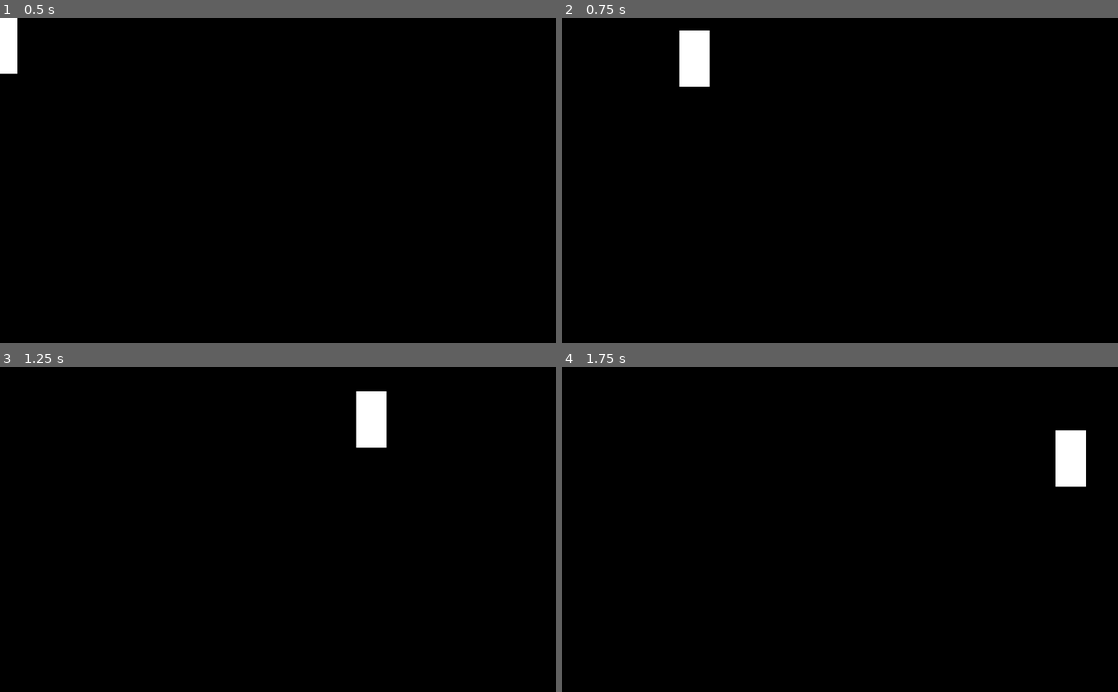
Above: before the commit, frames 1-4 (two rows, left to right).
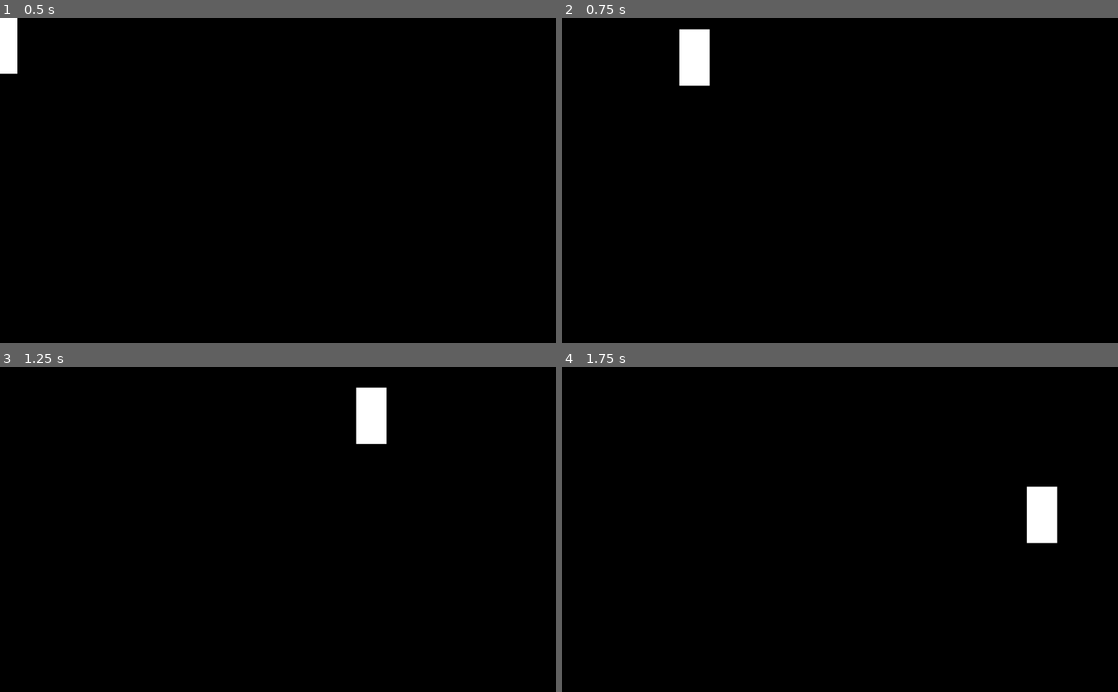
Above: after the commit, the same moments.

Repository: henriiquecampos/global-game-jam-2019
Game: Godot game, scene res://actors/Actor.tscn
Two runs of this game, one before a commit and one after it. Both use one fixed random seed, a clock stepped at 60 frames per second and the inputs below. The project has no main scene, so this scene is started directly.
Inputs:
- Up to frame 1 (0.5 s): no input
- Up to frame 2 (0.75 s): hold D (right) from 0.53 s (still down); hold Shift (dash) from 0.53 s (still down)
- Up to frame 3 (1.25 s): keep holding D (right); keep holding Shift (dash)
- Up to frame 4 (1.75 s): keep holding D (right); release Shift (dash) at 1.28 s; tap Shift (dash) at 1.35 s

Frame 1 is identical in both runs. In frame 2, less than 0.1% of the frame differs, in the area x 21-27%, y 3-22%; in frame 3, 0.2%; in frame 4, 1.9%, in the area x 83-95%, y 19-55%.

Commit message:
Add moving platforms

Diff:
--- a/source/actors/Actor.gd
+++ b/source/actors/Actor.gd
@@ -10,6 +10,7 @@
 var _velocity = Vector2(0, 0)
 var _is_dashing = false
 var _dash_start = Vector2(0, 0)
+var _snap_velocity = Vector2(0, 0)
 
 var can_dash = true
 
@@ -37,7 +38,8 @@
 		_velocity.x = min(abs(_velocity.x) * sign(_velocity.x),
 				max_speed * sign(_velocity.x))
 		_is_dashing = false
-		can_dash = true
+		if is_on_floor():
+			can_dash = true
 
 	if _is_dashing:
 		if abs(_dash_start.x - position.x) >= dash_length:
@@ -46,9 +48,9 @@
 			_is_dashing = false
 			can_dash = false
 
-	if not is_on_floor():
+	if is_on_floor():
+		_snap_velocity = get_floor_velocity()
+	elif not _is_dashing:
 		_velocity.y += GRAVITY * delta
-	else:
-		_velocity.y = 0.0
 
 	move_and_slide(_velocity, FLOOR_NORMAL)
--- /dev/null
+++ b/source/objects/MovingPlatform.tscn
@@ -0,0 +1,14 @@
+[gd_scene load_steps=2 format=2]
+
+[ext_resource path="res://objects/Platform.tscn" type="PackedScene" id=1]
+
+[node name="MovingPlatform" instance=ExtResource( 1 )]
+
+[node name="AnimationPlayer" type="AnimationPlayer" parent="." index="2"]
+
+root_node = NodePath("..")
+autoplay = ""
+playback_process_mode = 1
+playback_default_blend_time = 0.0
+playback_speed = 1.0
+blend_times = [  ]
--- /dev/null
+++ b/source/objects/Platform.tscn
@@ -0,0 +1,28 @@
+[gd_scene format=2]
+
+[node name="Platform" type="KinematicBody2D"]
+
+input_pickable = false
+collision_layer = 1
+collision_mask = 1
+collision/safe_margin = 0.08
+
+[node name="CollisionPolygon2D" type="CollisionPolygon2D" parent="." index="0"]
+
+build_mode = 0
+polygon = PoolVector2Array( 0, 0, 0, 64, 176, 64, 176, 0 )
+
+[node name="Polygon2D" type="Polygon2D" parent="." index="1"]
+
+polygon = PoolVector2Array( 0, 0, 0, 64, 176, 64, 176, 0 )
+uv = PoolVector2Array(  )
+color = Color( 1, 1, 1, 1 )
+vertex_colors = PoolColorArray(  )
+offset = Vector2( 0, 0 )
+antialiased = false
+texture = null
+texture_offset = Vector2( 0, 0 )
+texture_scale = Vector2( 1, 1 )
+texture_rotation_degrees = 0.0
+invert_enable = false
+invert_border = 100.0
